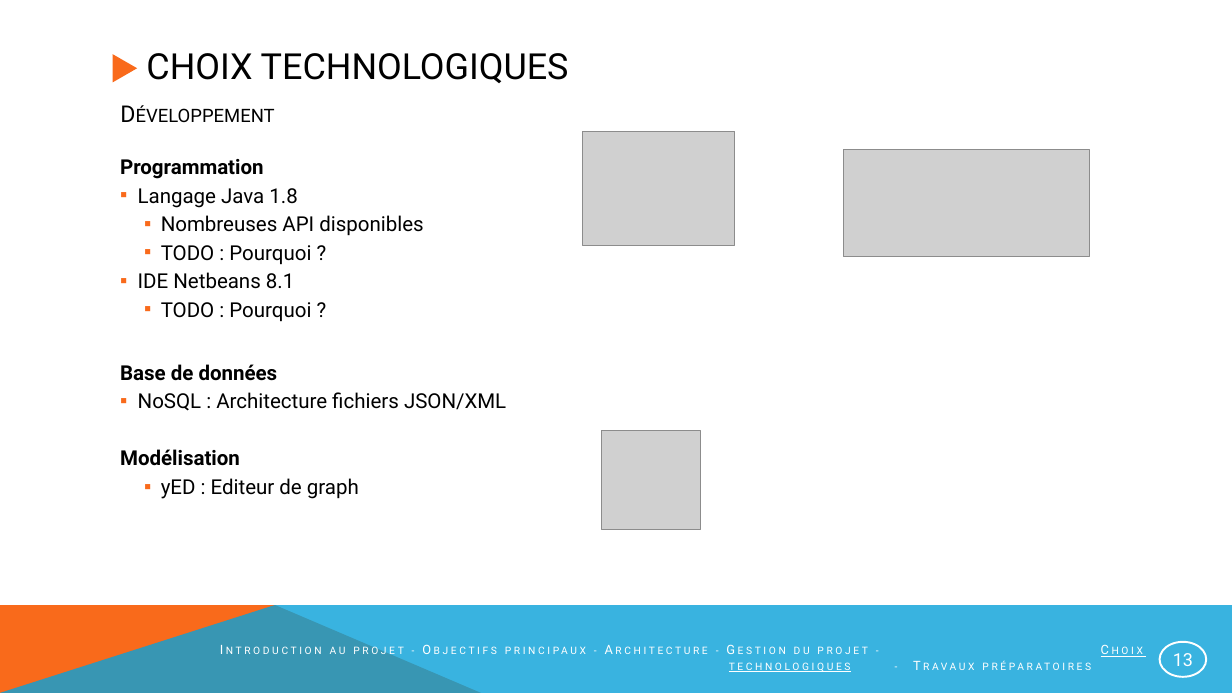
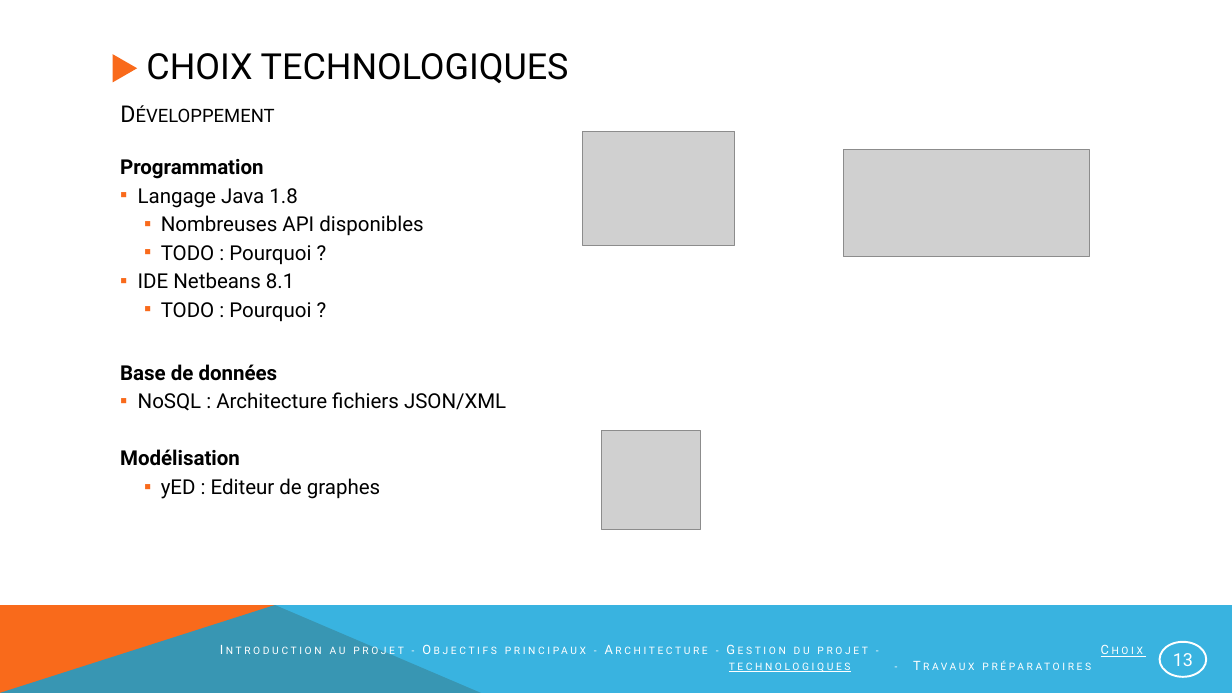
Before and after one commit to NotAVeryIntelligentSystem/NARVIS, a slide deck: slide 13 of Presentation/PrésentationNarvis_2.pptx. Drawn at 1232x693 pixels with LibreOffice and Linux fonts; fonts in the diff are those of the drawing; grey boxes stand for pictures. Boxes give left, top, right and bottom in pixels: in the first picture for what was removed or moved away, otherwise in the second. Text is boxed around its words. In the diff, an @@ line names an element or a change of style, - is before the commit and + after.

```diff
--- a/Presentation/PrésentationNarvis_2.pptx
+++ b/Presentation/PrésentationNarvis_2.pptx
@@ text at (161, 478, 380, 499): text changed @@
-    ▪ yED : Editeur de graph
+    ▪ yED : Editeur de graphes
```
Also in this commit, not shown: 4 other slides changed.
